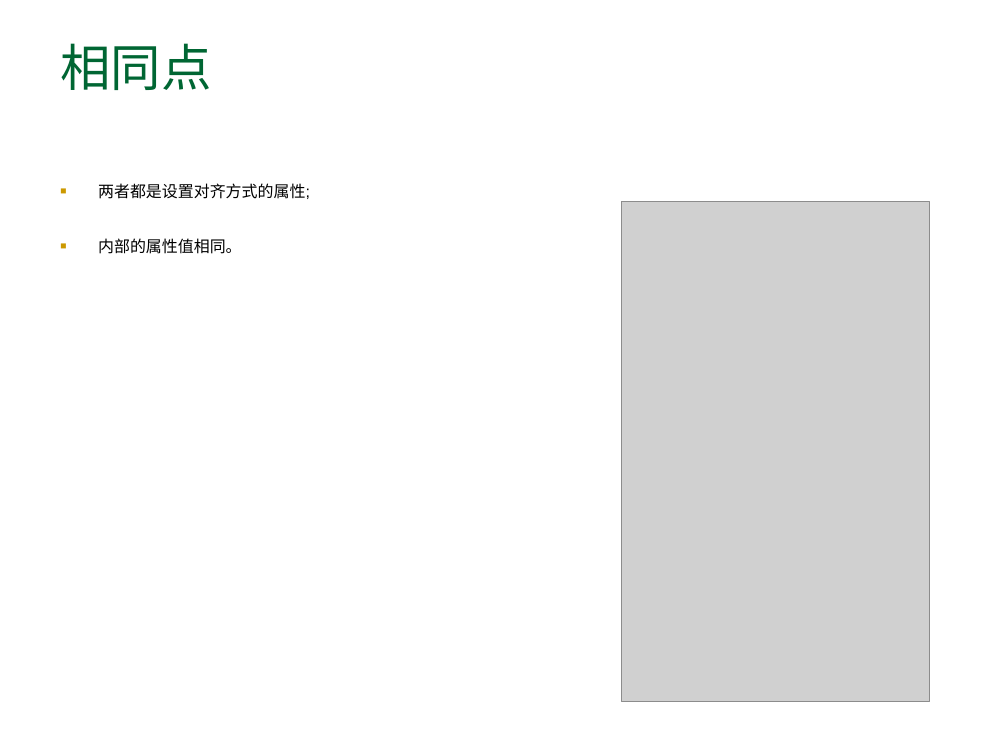
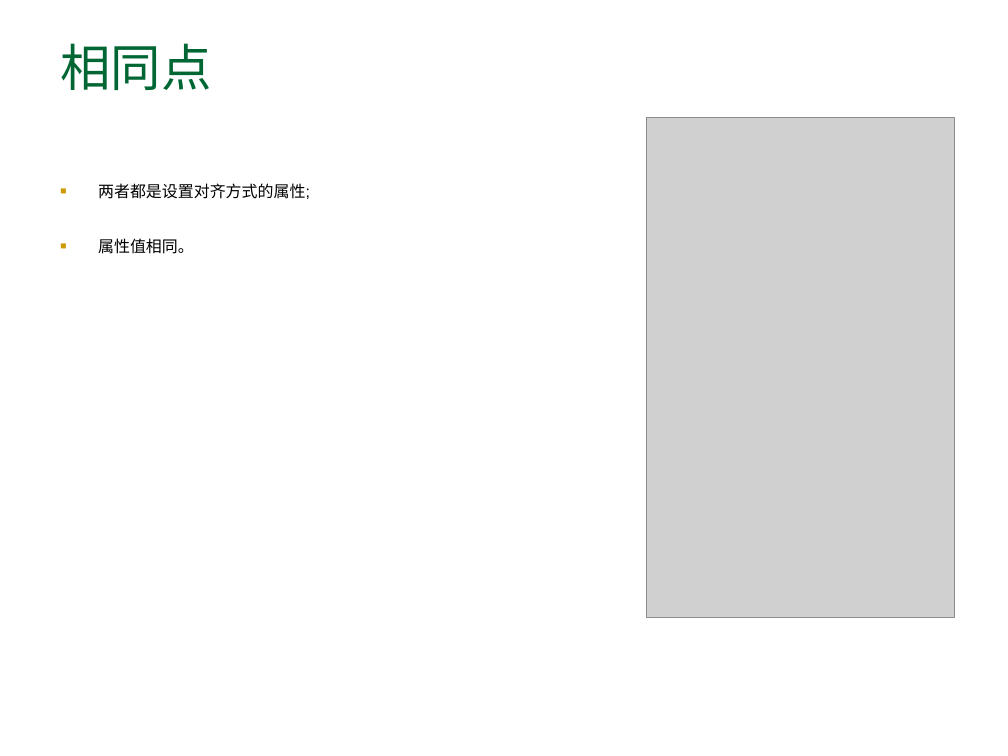
Before and after one commit to arnold117/AndroidProgramming, a slide deck: slide 28 of slides/第二讲 Android入门和简单程序设计.ppt (slide 41 before the commit). Drawn at 1008x756 pixels with LibreOffice and Linux fonts; fonts in the diff are those of the drawing; grey boxes stand for pictures. Boxes give left, top, right and bottom in pixels: in the first picture for what was removed or moved away, otherwise in the second. Text is boxed around its words. In the diff, an @@ line names an element or a change of style, - is before the commit and + after.

```diff
--- a/slides/第二讲 Android入门和简单程序设计.ppt
+++ b/slides/第二讲 Android入门和简单程序设计.ppt
@@ picture: place and size @@
-picture at [622, 202, 929, 702]
+picture at [646, 118, 954, 618]
@@ text at [98, 238, 194, 254]: text changed @@
-■ 内部的属性值相同。
+■ 属性值相同。
```
Also in this commit, not shown: 12 other slides changed, 10 slides added, 8 slides removed, 1 other file.
